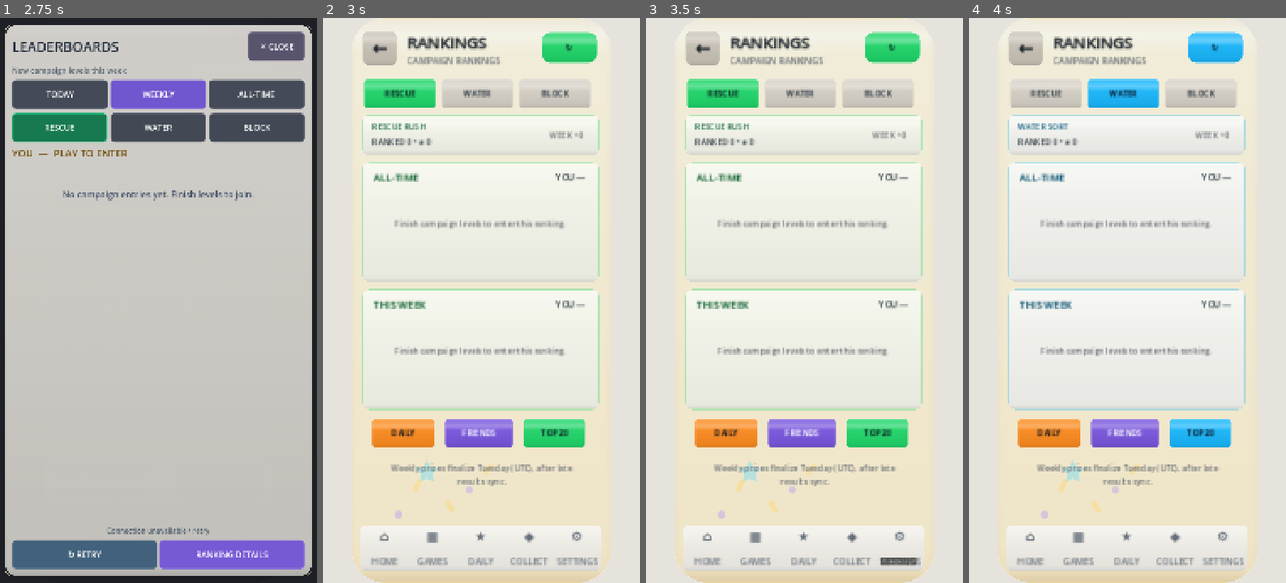
Above: before the commit, frames 1-4 (left to right).
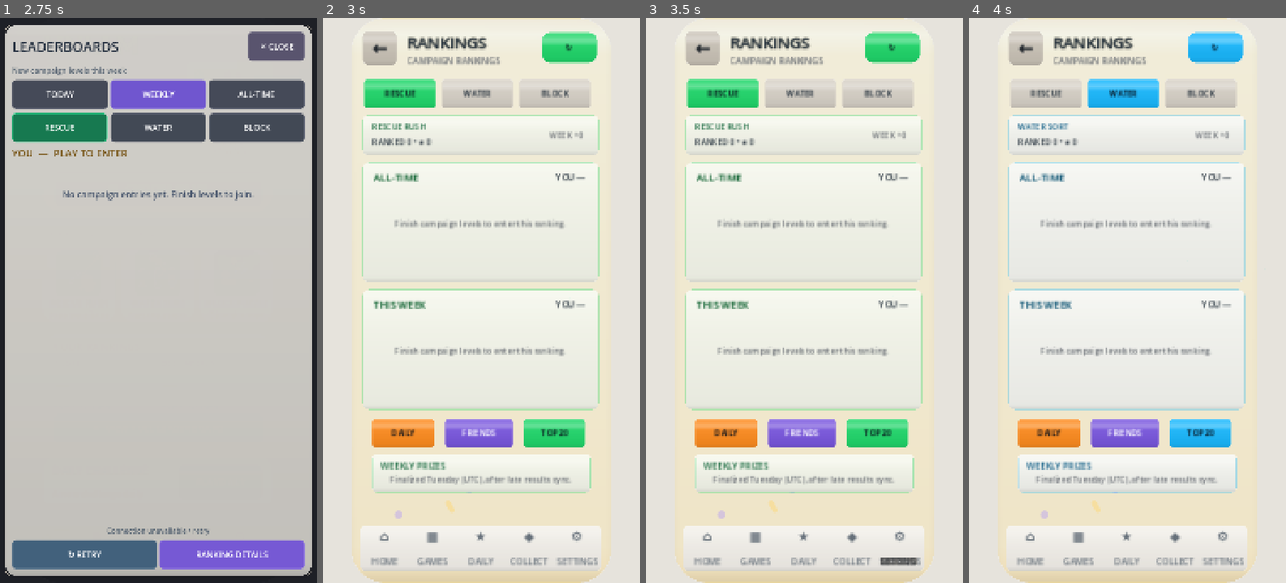
Above: after the commit, the same moments.

Repository: eghosa001/unjam
Game: Godot game, scene res://scenes/Boot.tscn
Two runs of this game, one before a commit and one after it. Both use one fixed random seed, a clock stepped at 60 frames per second and the inputs below.
Inputs (mouse positions are in pixels of both pictures, inside the frame that each line leads up to):
- Up to frame 1 (2.75 s): tap Enter at 0.5 s; move the mouse to (228, 272) at 0.52 s; click (228, 272) at 0.67 s; tap Space at 1.25 s; drag from (95, 328) to (142, 413) at 1.27 s; click "★ VIEW FULL LEADERBOARD" at 2 s
- Up to frame 2 (3 s): click "RANKING DETAILS" at 2.75 s
- Up to frame 3 (3.5 s): no input
- Up to frame 4 (4 s): click "WATER" at 3.5 s

Frame 1 is identical in both runs. In frame 2, 3.4% of the frame differs, in the area x 15-85%, y 77-85%; in frame 3, 3.4%; in frame 4, 4.1%.

Commit message:
Make weekly reward timing legible above rankings background art

Diff:
--- a/scripts/ui/premium_main_casual.gd
+++ b/scripts/ui/premium_main_casual.gd
@@ -1423,9 +1423,17 @@
 		claim.tooltip_text = "Claim your %s placement reward for the week starting %s" % [MultiGameManager.display_name(_ranking_game),reward_period]
 		claim.accessibility_name = claim.tooltip_text
 	else:
-		var note := _figma_text(canvas,"Weekly prizes finalize Tuesday (UTC), after late results sync.",Rect2(44,663,302,40),12,FIGMA_MUTED,true)
-		_fit_wrapped_text(note,292.0,12,10)
+		# The old floating text ran directly across celebratory background shapes
+		# and had no clear hierarchy on compact 540x960 screens. Give the weekly
+		# settlement explanation a quiet, opaque home below the actions.
+		_figma_card(canvas,"CompetitionPrizeTimingCard",Rect2(31,651,328,58),Color("#fffaf2"),Color(accent,0.26),14)
+		var notice_title := _figma_text(canvas,"WEEKLY PRIZES",Rect2(44,658,300,17),13,accent)
+		notice_title.name = "CompetitionPrizeTimingHeading"
+		var note := _figma_text(canvas,"Finalized Tuesday (UTC), after late results sync.",Rect2(44,678,300,23),12,FIGMA_MUTED,true)
+		note.name = "CompetitionPrizeTimingNote"
+		_fit_wrapped_text(note,292.0,12,11)
 		note.accessibility_name = "Weekly rewards finalize Tuesday UTC after all Sunday results have had Monday to sync."
+		note.tooltip_text = note.accessibility_name
 	# Local gameplay never waits for an internet connection. If scores are
 	# still queued, say so plainly instead of showing a silently stale rank.
 	var unsynced := CompetitionManager.pending_sync_count()
